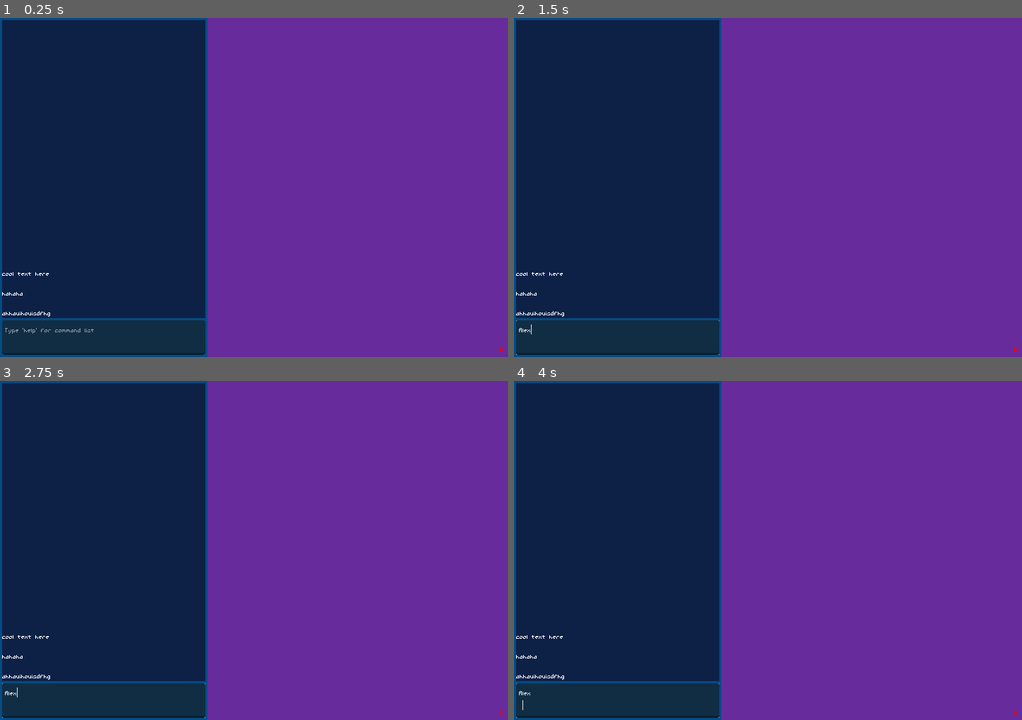
Above: before the commit, frames 1-4 (two rows, left to right).
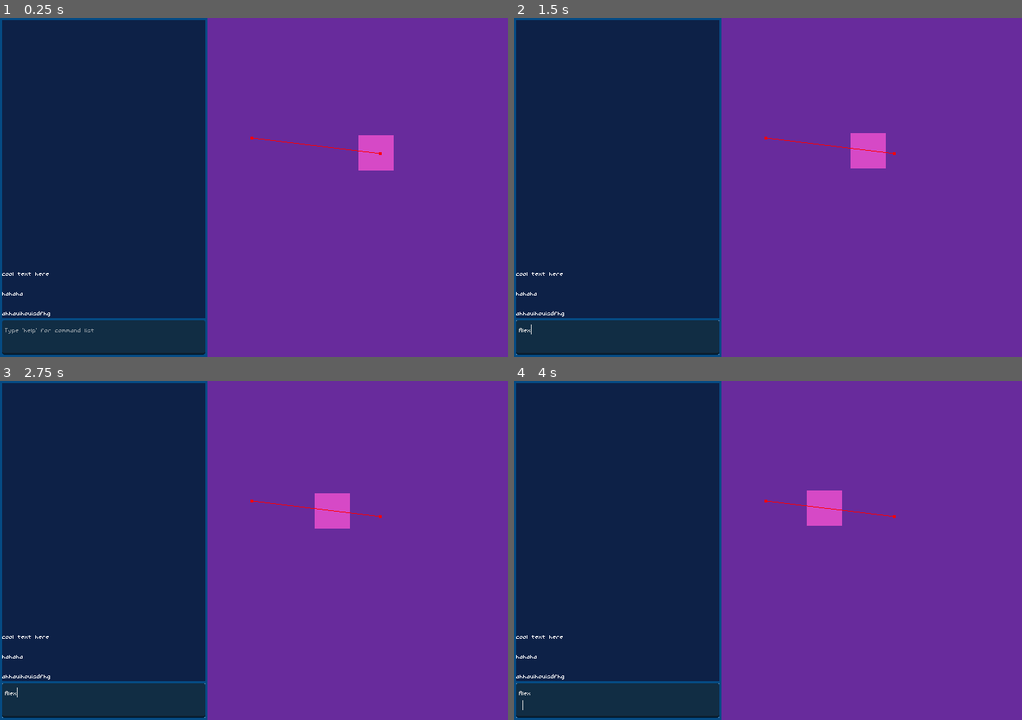
Above: after the commit, the same moments.

Repository: BoopEnthusiast/Micro-Jam-15
Game: Godot game, scene res://scenes/main.tscn
Two runs of this game, one before a commit and one after it. Both use one fixed random seed, a clock stepped at 60 frames per second and the inputs below.
Inputs (mouse positions are in pixels of both pictures, inside the frame that each line leads up to):
- Up to frame 1 (0.25 s): no input
- Up to frame 2 (1.5 s): click (615, 336) at 0.52 s; type "Alex" at 0.6 s
- Up to frame 3 (2.75 s): no input
- Up to frame 4 (4 s): tap Enter at 2.75 s; tap Space at 3.5 s

The runs differ from the first frame. In frame 1, 0.8% of the frame differs, in the area x 49-99%, y 34-99%; in frame 2, 0.8%; in frame 3, 0.8%; in frame 4, 0.8%.

Commit message:
move villager

Diff:
--- a/scenes/main.tscn
+++ b/scenes/main.tscn
@@ -16,7 +16,7 @@
 navigation_polygon = SubResource("NavigationPolygon_c3t1r")
 
 [node name="Villager" parent="." instance=ExtResource("1_0auvh")]
-position = Vector2(1284, 491)
+position = Vector2(539, 192)
 
 [node name="UILayer" type="CanvasLayer" parent="."]
 layer = 2
